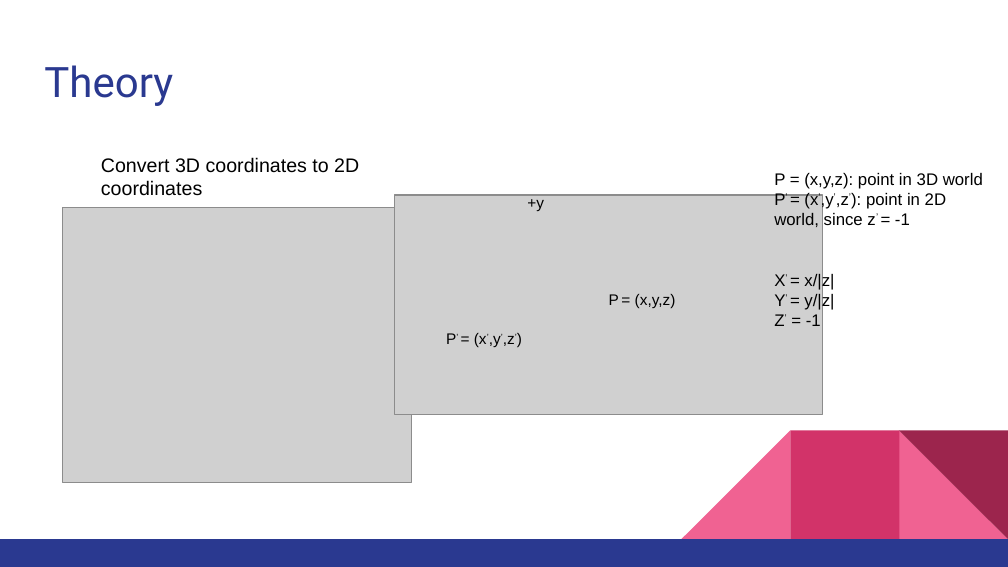
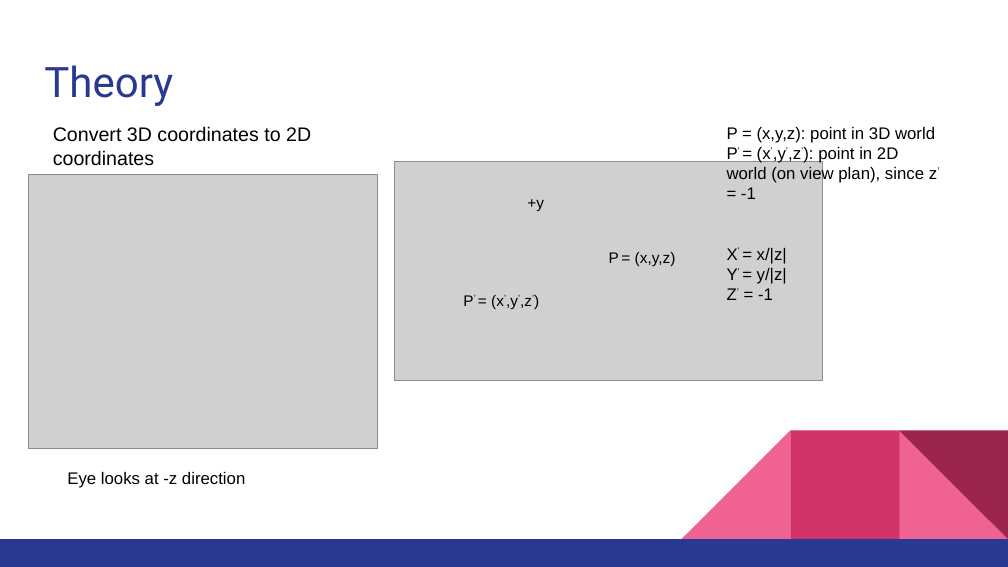
Before and after one commit to CodeChix-OpenSource/CodeChix-Technical-Curriculums, a slide deck: slide 38 of VMware-CodeHouse/PixieGo/Slides/Instructor_Curriculum.pptx (slide 44 before the commit). Drawn at 1008x567 pixels with LibreOffice and Linux fonts; fonts in the diff are those of the drawing; grey boxes stand for pictures. Boxes give left, top, right and bottom in pixels: in the first picture for what was removed or moved away, otherwise in the second. Text is boxed around its words. In the diff, an @@ line names an element or a change of style, - is before the commit and + after.

```diff
--- a/VMware-CodeHouse/PixieGo/Slides/Instructor_Curriculum.pptx
+++ b/VMware-CodeHouse/PixieGo/Slides/Instructor_Curriculum.pptx
@@ text "Convert 3D coordinates to 2D ...": place and size @@
-text "Convert 3D coordinates to 2D ..." at bbox=[101, 157, 359, 196]
+text "Convert 3D coordinates to 2D ..." at bbox=[53, 126, 311, 166]
@@ text "P = (x,y,z): point in ...": place and size @@
-text "P = (x,y,z): point in ..." at bbox=[774, 173, 983, 326]
+text "P = (x,y,z): point in ..." at bbox=[727, 127, 937, 300]
@@ text at bbox=[727, 147, 937, 199]: text changed @@
-P’ = (x’,y’,z’): point in 2D world, since z’ = -1
+P’ = (x’,y’,z’): point in 2D world (on view plan), since z’ = -1
@@ picture: place and size @@
-picture at bbox=[62, 208, 411, 482]
+picture at bbox=[29, 174, 378, 449]
@@ picture: place and size @@
-picture at bbox=[394, 195, 823, 413]
+picture at bbox=[394, 161, 823, 380]
@@ text "P = (x,y,z)": place and size @@
-text "P = (x,y,z)" at bbox=[609, 294, 676, 308]
+text "P = (x,y,z)" at bbox=[609, 252, 676, 266]
@@ text "P’ = (x’,y’,z’)": place and size @@
-text "P’ = (x’,y’,z’)" at bbox=[446, 333, 515, 347]
+text "P’ = (x’,y’,z’)" at bbox=[463, 295, 532, 309]
@@ text added at bbox=[67, 472, 245, 488], 12 pt, text #000000 @@
+Eye looks at -z direction
```
Also in this commit, not shown: 26 other slides changed, 13 slides added, 10 slides removed, 18 other files.
